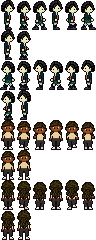
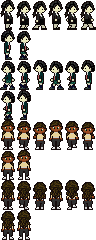
Layer changes from the first w=96, h=240 image to the second:
painted on "main_character" over [0, 1, 96, 29]
